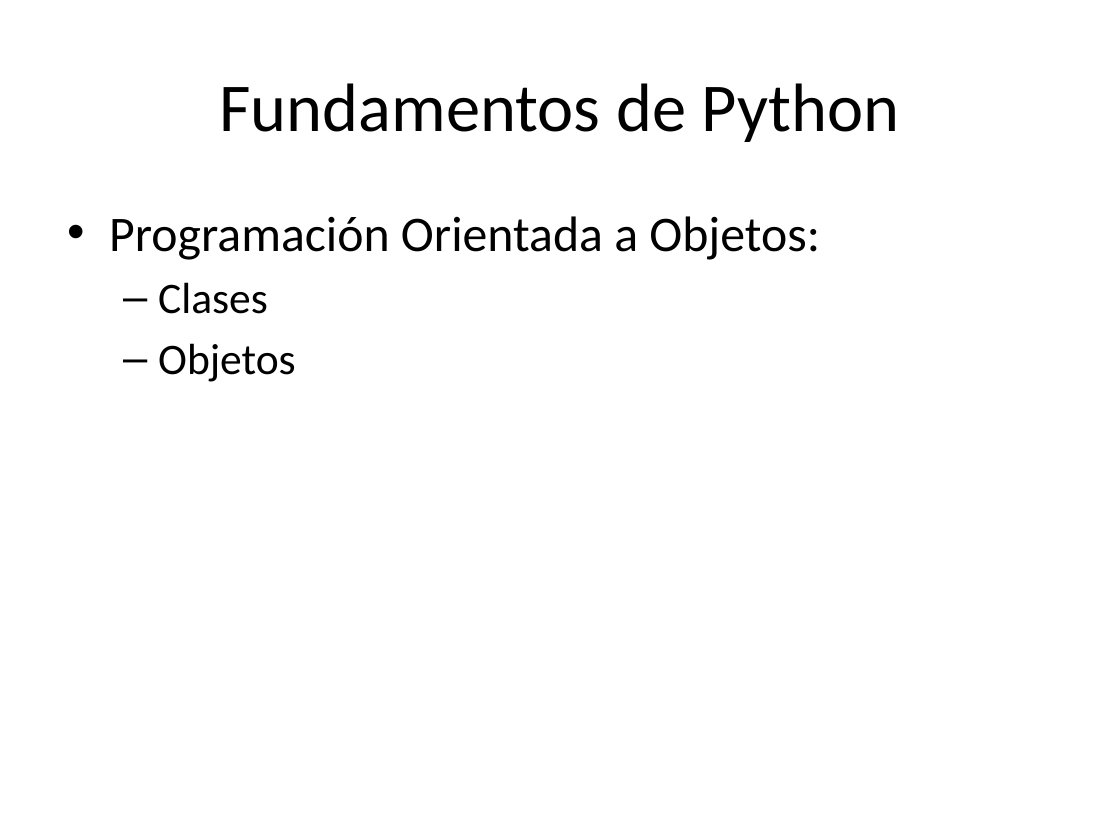
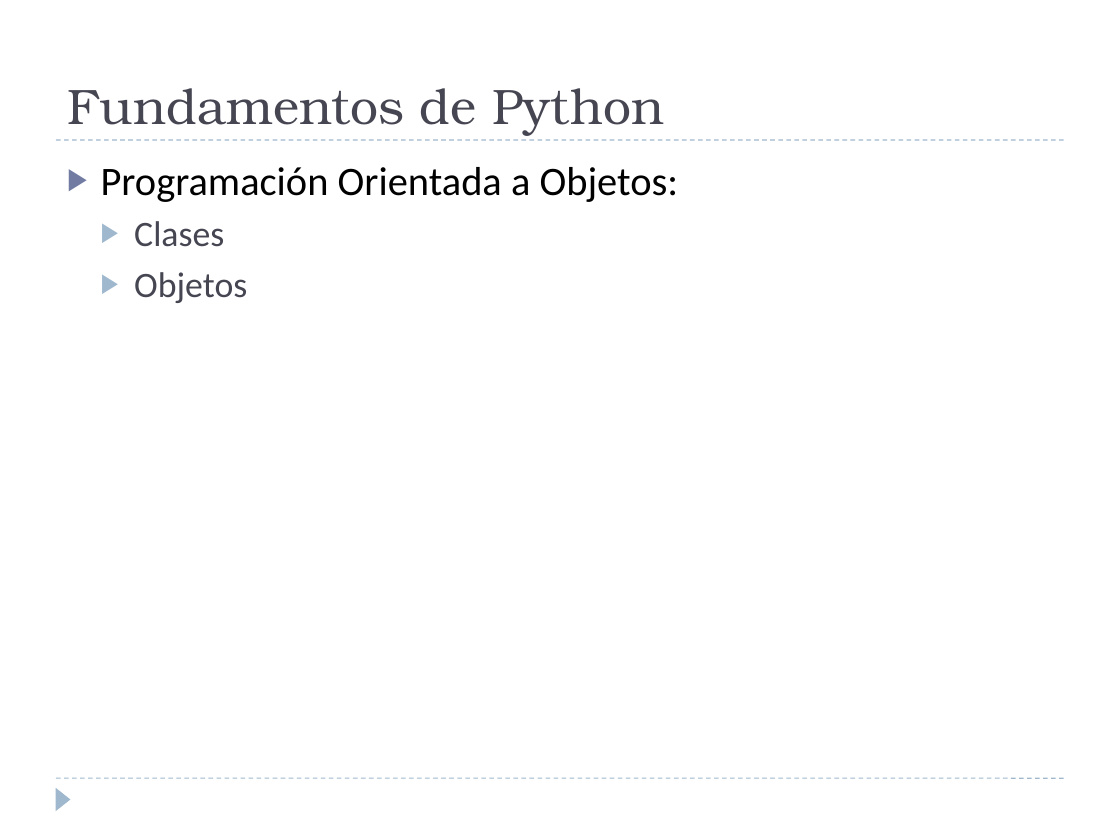
Before and after one commit to Kike-Ramirez/intro-py-td, a slide deck: slide 21 of docs/Python for TD Workshop - ROTOR.pptx. Drawn at 1120x840 pixels with LibreOffice and Linux fonts; fonts in the diff are those of the drawing. Boxes give left, top, right and bottom in pixels: in the first picture for what was removed or moved away, otherwise in the second. Text is boxed around its words. In the diff, an @@ line names an element or a change of style, - is before the commit and + after.

```diff
--- a/docs/Python for TD Workshop - ROTOR.pptx
+++ b/docs/Python for TD Workshop - ROTOR.pptx
@@ title "Fundamentos de Python": place and size @@
-title "Fundamentos de Python" at box(220, 83, 900, 142)
+title "Fundamentos de Python" at box(67, 88, 664, 136)
@@ title "Fundamentos de Python" at box(67, 88, 664, 136): size 44 to 32 pt, font Calibri to TeX Gyre Bonum, text colour #000000 to #464653; alignment centre to left; vertical alignment middle to bottom @@
@@ text "Programación Orientada a Objetos:": place and size @@
-text "Programación Orientada a Objetos:" at box(109, 216, 820, 382)
+text "Programación Orientada a Objetos:" at box(101, 167, 679, 303)
@@ text "Programación Orientada a Objetos:" at box(101, 167, 679, 303): size 32 to 26 pt in "Programación Orientada a Objetos:"; size 28 to 23 pt, text colour #000000 to #464653 in "Clases", "Objetos"; bullet • to ▶; bullet – to ▶ @@
@@ line added from (56, 140) to (1064, 140), #9FB8CD 0.75 pt dashed @@
@@ line added from (56, 778) to (1064, 778), #9FB8CD 0.75 pt dashed @@
@@ triangle added at box(56, 787, 71, 811), fill #9FB8CD @@
```
Also in this commit, not shown: 27 other slides changed, 2 slides added, 2 slides removed, 11 other files.
